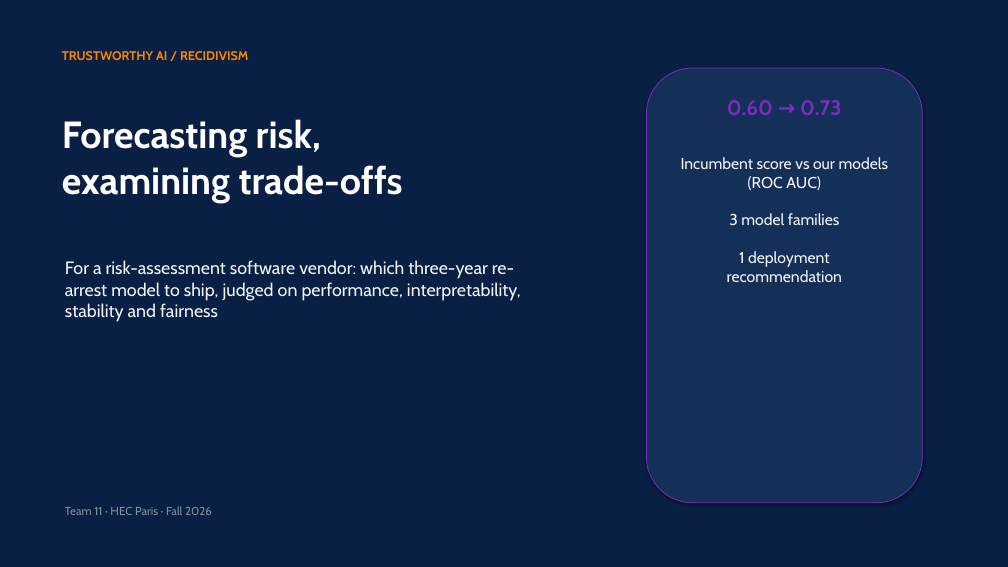
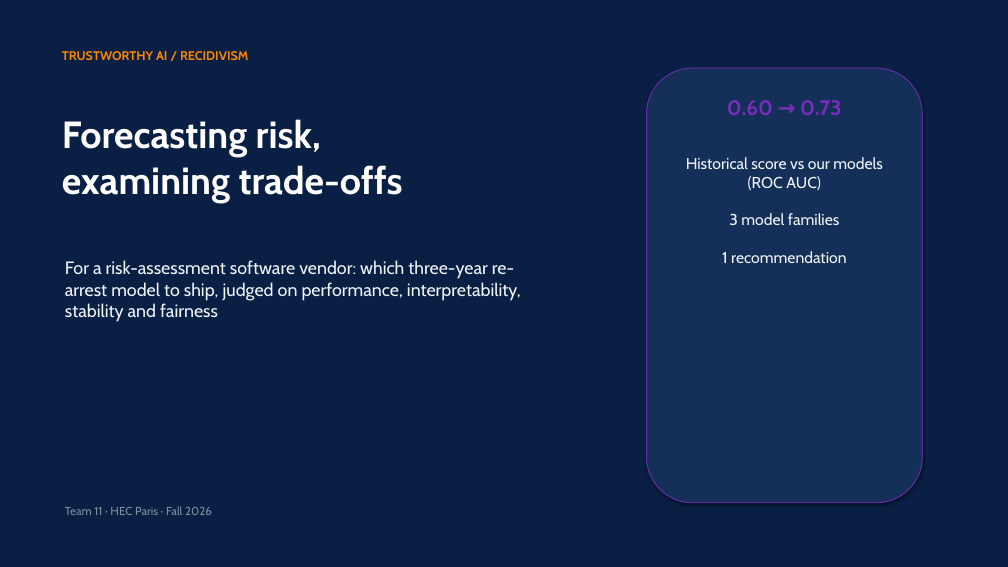
Before and after one commit to RyanBalech/recidivism-forecasting-analysis, a slide deck: slide 1 of reports/ISAF_Recidivism_Presentation.pptx. Drawn at 1008x567 pixels with LibreOffice and Linux fonts; fonts in the diff are those of the drawing. Boxes give left, top, right and bottom in pixels: in the first picture for what was removed or moved away, otherwise in the second. Text is boxed around its words. In the diff, an @@ line names an element or a change of style, - is before the commit and + after.

```diff
--- a/reports/ISAF_Recidivism_Presentation.pptx
+++ b/reports/ISAF_Recidivism_Presentation.pptx
@@ text at <box>686,157,883,263</box>: text changed @@
-Incumbent score vs our models (ROC AUC)
-3 model families
-1 deployment recommendation
+Historical score vs our models (ROC AUC)
+3 model families
+1 recommendation
```
Also in this commit, not shown: 8 other slides changed, 17 slides added, 13 slides removed, 10 other files.
